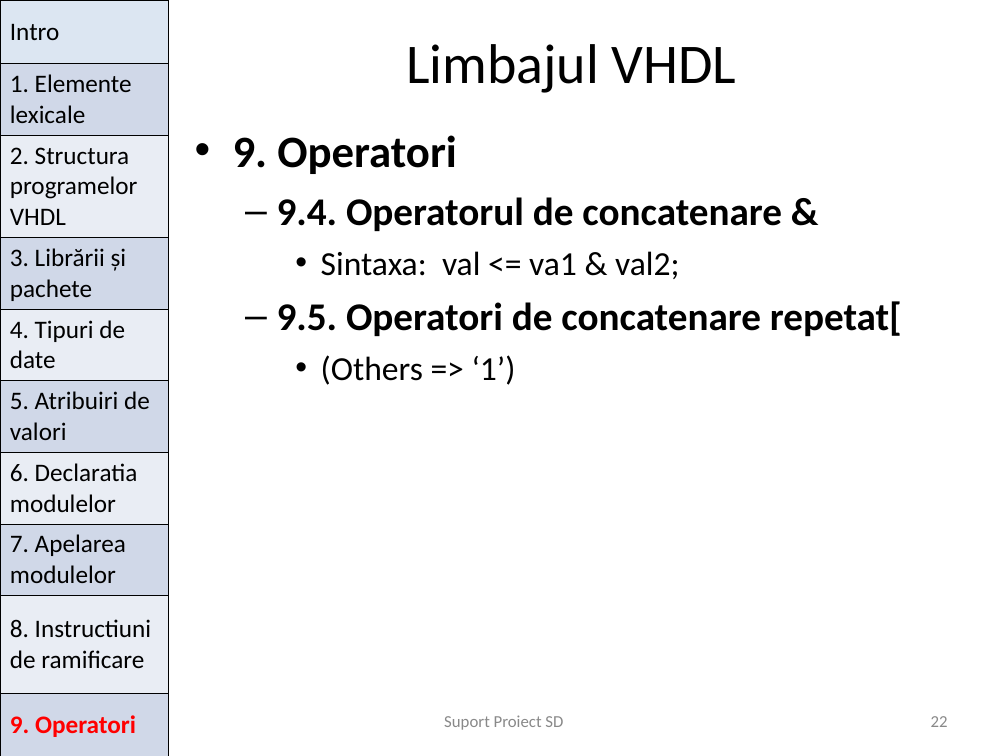
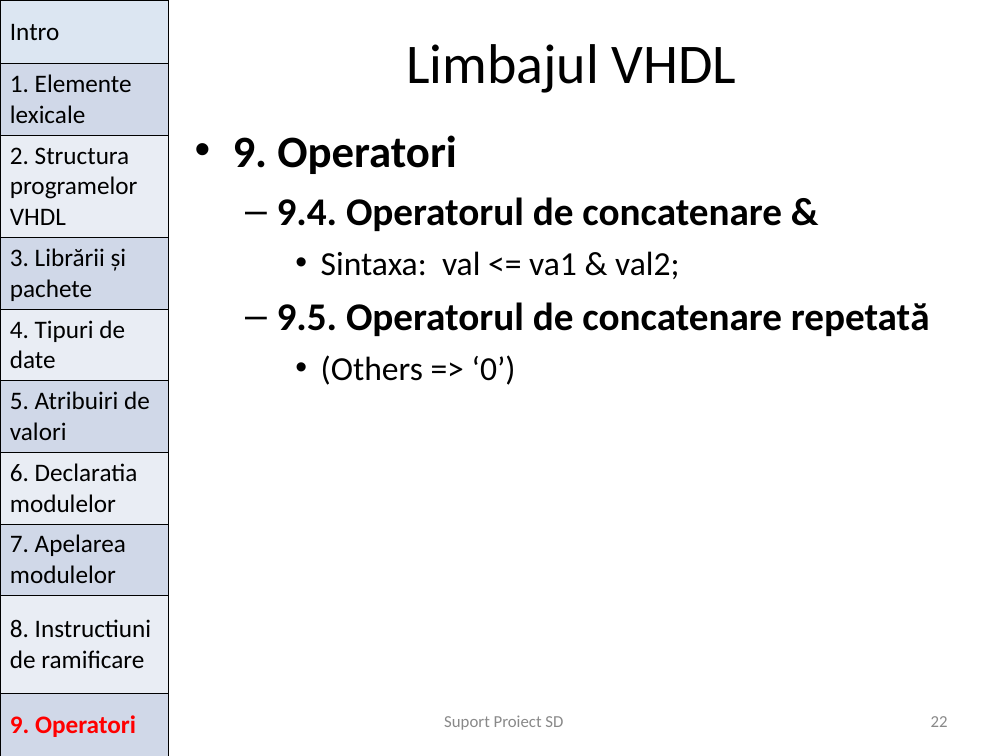
Before and after one commit to mohammadfayaj/Suport_HDL, a slide deck: slide 22 of Curs_2_Limbaje_de_descriere_hardware/prezentare_VHDL.ppt. Drawn at 1008x756 pixels with LibreOffice and Linux fonts; fonts in the diff are those of the drawing. Boxes give left, top, right and bottom in pixels: in the first picture for what was removed or moved away, otherwise in the second. Text is boxed around its words. In the diff, an @@ line names an element or a change of style, - is before the commit and + after.

```diff
--- a/Curs_2_Limbaje_de_descriere_hardware/prezentare_VHDL.ppt
+++ b/Curs_2_Limbaje_de_descriere_hardware/prezentare_VHDL.ppt
@@ text at <box>277,302,930,385</box>: text changed @@
-  – 9.5. Operatori de concatenare repetat[
-    • (Others => ‘1’)
+  – 9.5. Operatorul de concatenare repetată
+    • (Others => ‘0’)
```
Also in this commit, not shown: 2 other slides changed, 10 other files.
